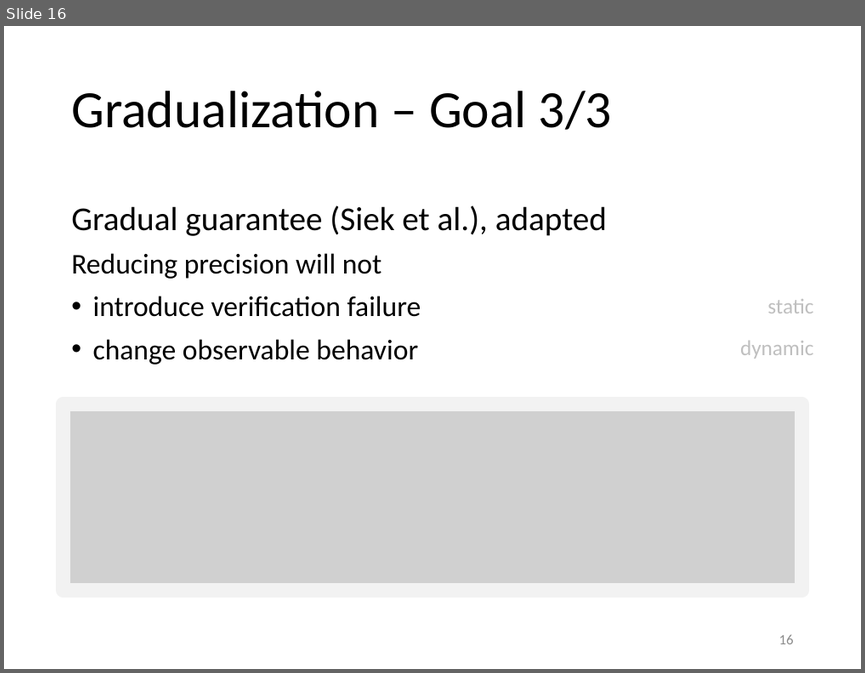
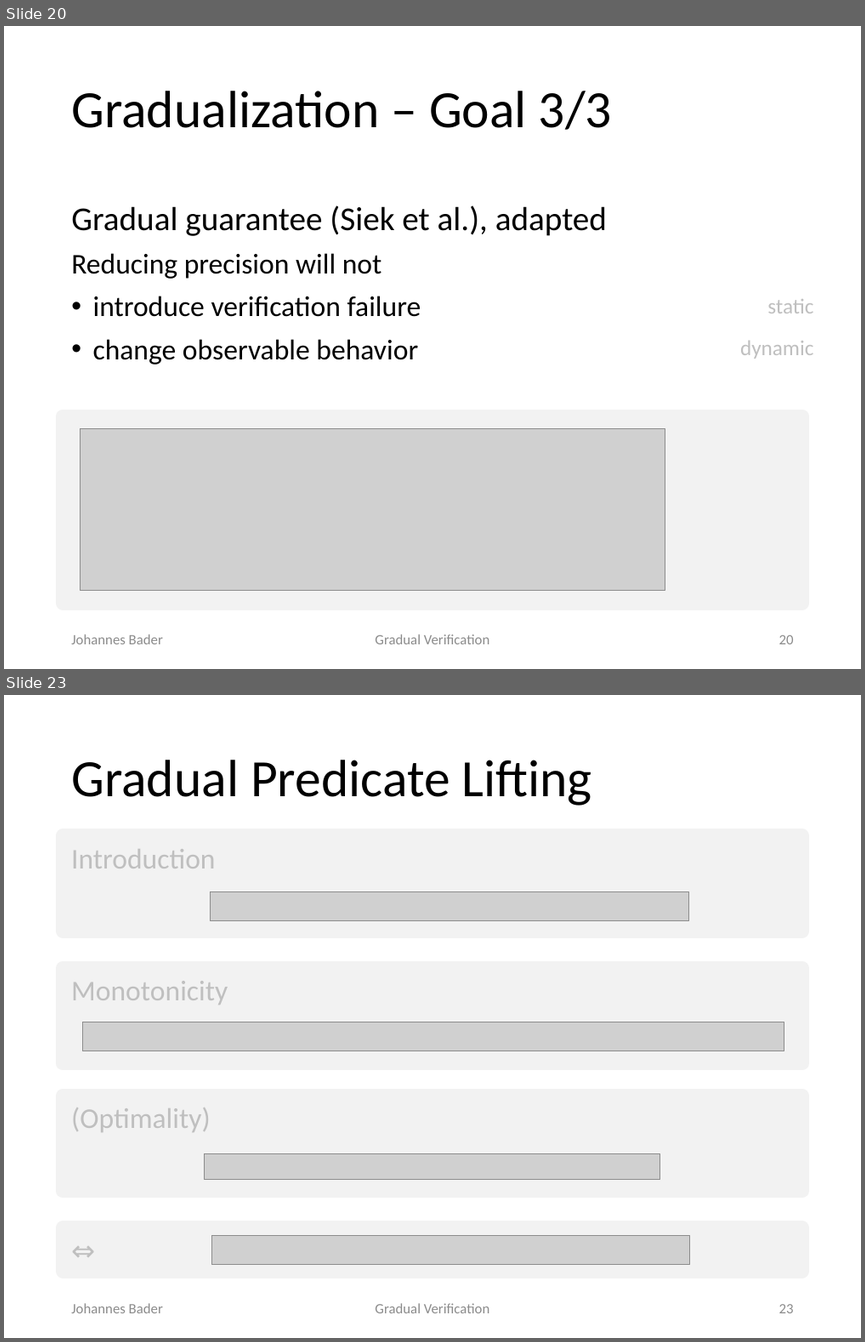
Before and after one commit to olydis/GradVerThesis, a slide deck: presentation/PLunch.pptx. Shown one above the other, each under a label of ours: slide 16 before the commit, slides 20 and 23 after it; the slides between them are not shown. The pictures are 865x673 and 865x1342 pixels, drawn with LibreOffice and Linux fonts; fonts in the diff are those of the drawing; grey boxes stand for pictures. Boxes give left, top, right and bottom in pixels: in the first picture for what was removed or moved away, otherwise in the second. Text is boxed around its words. In the diff, an @@ line names an element or a change of style, - is before the commit and + after.

```diff
--- a/presentation/PLunch.pptx
+++ b/presentation/PLunch.pptx
@@ slide 23 added at [4,695,861,1338], background #FFFFFF @@
@@ title added at [71,760,592,805], 44 pt, text #000000 @@
+Gradual Predicate Lifting
@@ rectangle added at [64,835,802,930], fill #F2F2F2, outline #F2F2F2 12 pt, 24 pt, text #BFBFBF @@
+Introduction
@@ picture added at [211,891,688,920] @@
@@ rectangle added at [64,969,802,1063], fill #F2F2F2, outline #F2F2F2 12 pt, 24 pt, text #BFBFBF @@
+Monotonicity
@@ picture added at [82,1021,783,1050] @@
@@ rectangle added at [64,1095,802,1191], fill #F2F2F2, outline #F2F2F2 12 pt, 24 pt, text #BFBFBF @@
+(Optimality)
@@ picture added at [205,1153,660,1179] @@
@@ rectangle added at [64,1227,802,1270], fill #F2F2F2, outline #F2F2F2 12 pt, 24 pt, text #BFBFBF @@
+⇔
@@ picture added at [211,1236,689,1265] @@
@@ text added at [71,1303,163,1313], 12 pt, text #8C8C8C @@
+Johannes Bader
@@ text added at [375,1303,489,1313], 12 pt, text #8C8C8C @@
+Gradual Verification
@@ page number added at [779,1304,794,1313], 12 pt, text #8C8C8C @@
+23
@@ what was slide 16 is now slide 20 @@
@@ slide 20 changed as well @@
@@ rectangle added at [64,416,802,602], fill #F2F2F2, outline #F2F2F2 12 pt @@
@@ picture: place and size @@
-picture at [64,404,802,590]
+picture at [80,429,665,590]
@@ text added at [71,634,163,644], 12 pt, text #8C8C8C @@
+Johannes Bader
@@ text added at [375,634,489,644], 12 pt, text #8C8C8C @@
+Gradual Verification
@@ page number at [779,635,794,644]: text changed @@
-16
+20
```
Also in this commit, not shown: 16 other slides changed, 29 other slides added, 8 slides removed, 2 other files.
